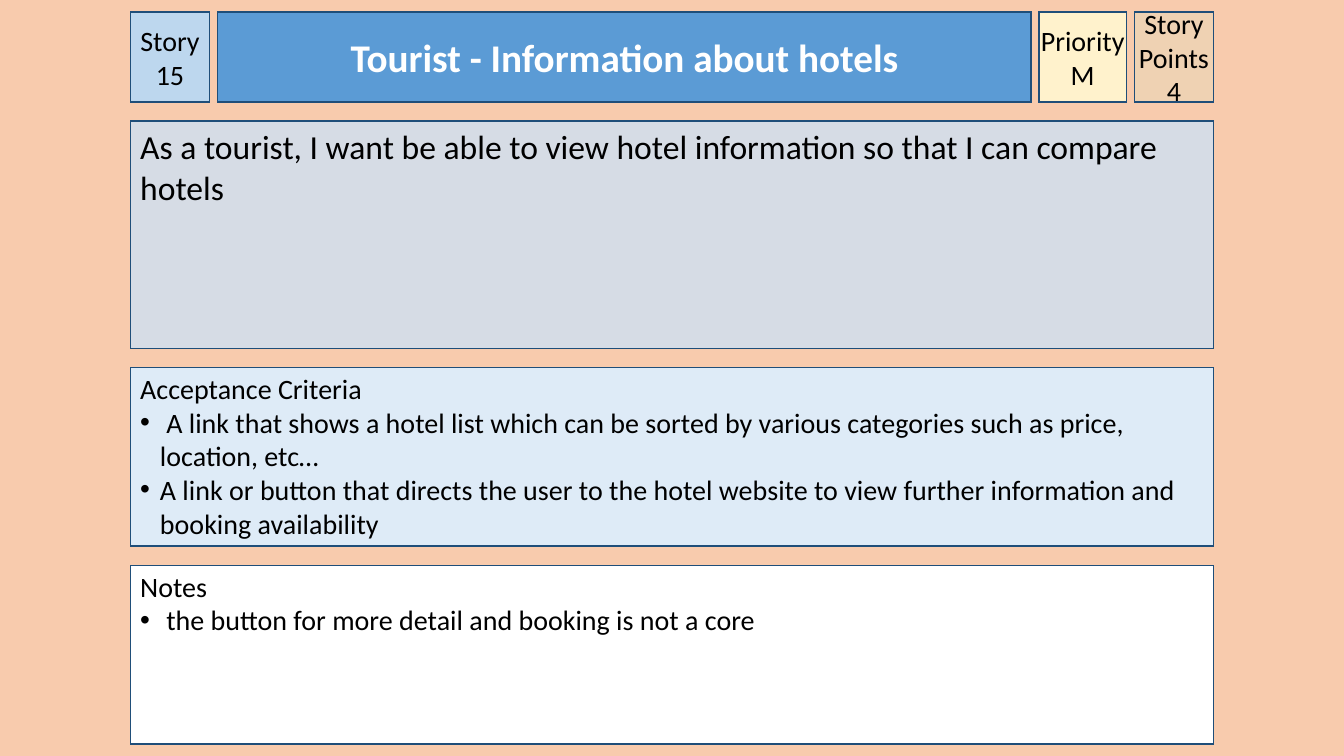
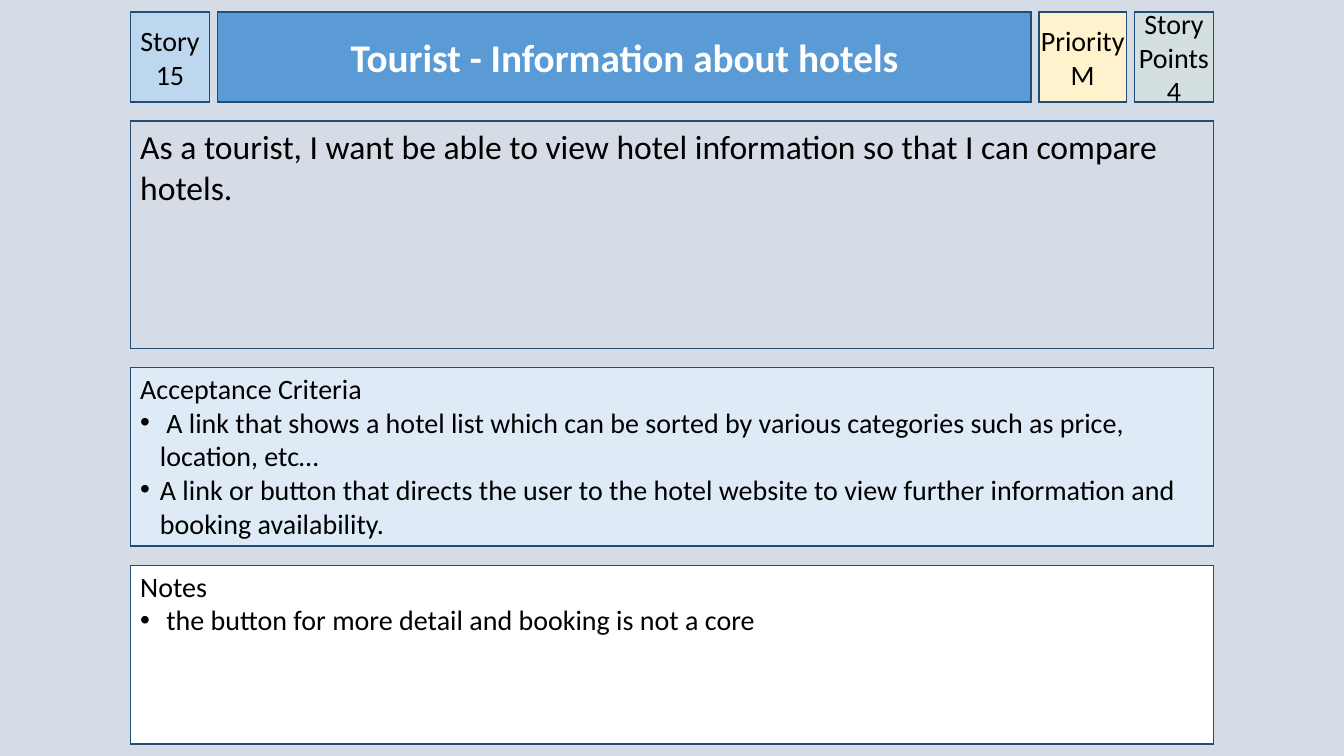
Before and after one commit to owencharters/IFB299, a slide deck: slide 16 of IFB299 - Collaborated User Stories - 2.pptx. Drawn at 1344x756 pixels with LibreOffice and Linux fonts; fonts in the diff are those of the drawing. Boxes give left, top, right and bottom in pixels: in the first picture for what was removed or moved away, otherwise in the second. Text is boxed around its words. In the diff, an @@ line names an element or a change of style, - is before the commit and + after.

```diff
--- a/IFB299 - Collaborated User Stories - 2.pptx
+++ b/IFB299 - Collaborated User Stories - 2.pptx
@@ background #F8CBAD to #D6DCE5 @@
@@ text in rectangle at [140, 135, 1157, 201]: text changed @@
-As a tourist, I want be able to view hotel information so that I can compare hotels
+As a tourist, I want be able to view hotel information so that I can compare hotels.
@@ text in rectangle at [160, 480, 1174, 539]: text changed @@
-• A link or button that directs the user to the hotel website to view further information and booking availability
+• A link or button that directs the user to the hotel website to view further information and booking availability.
```
Also in this commit, not shown: 18 other slides changed, 1 slide added, 1 other file.
